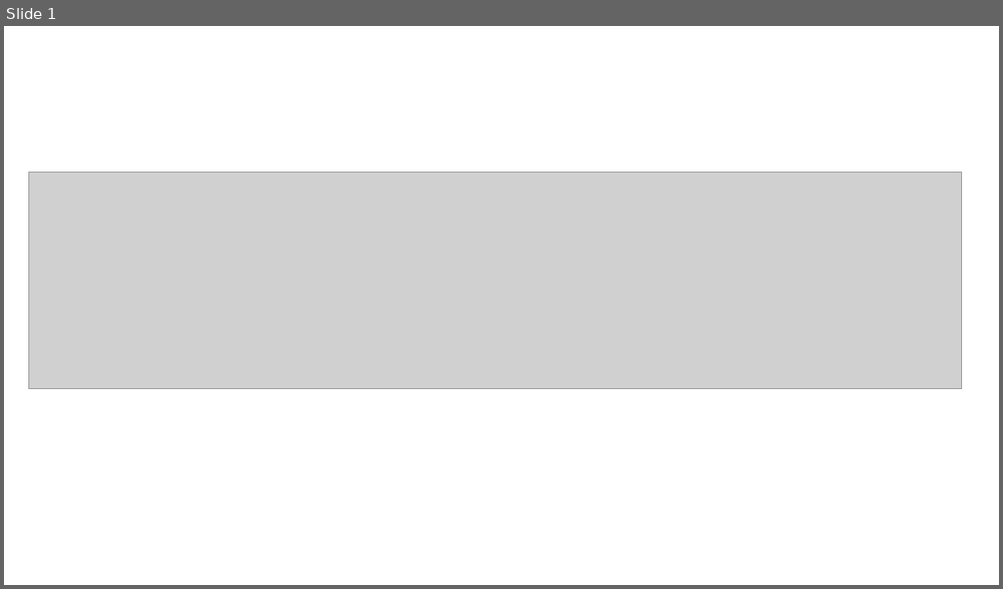
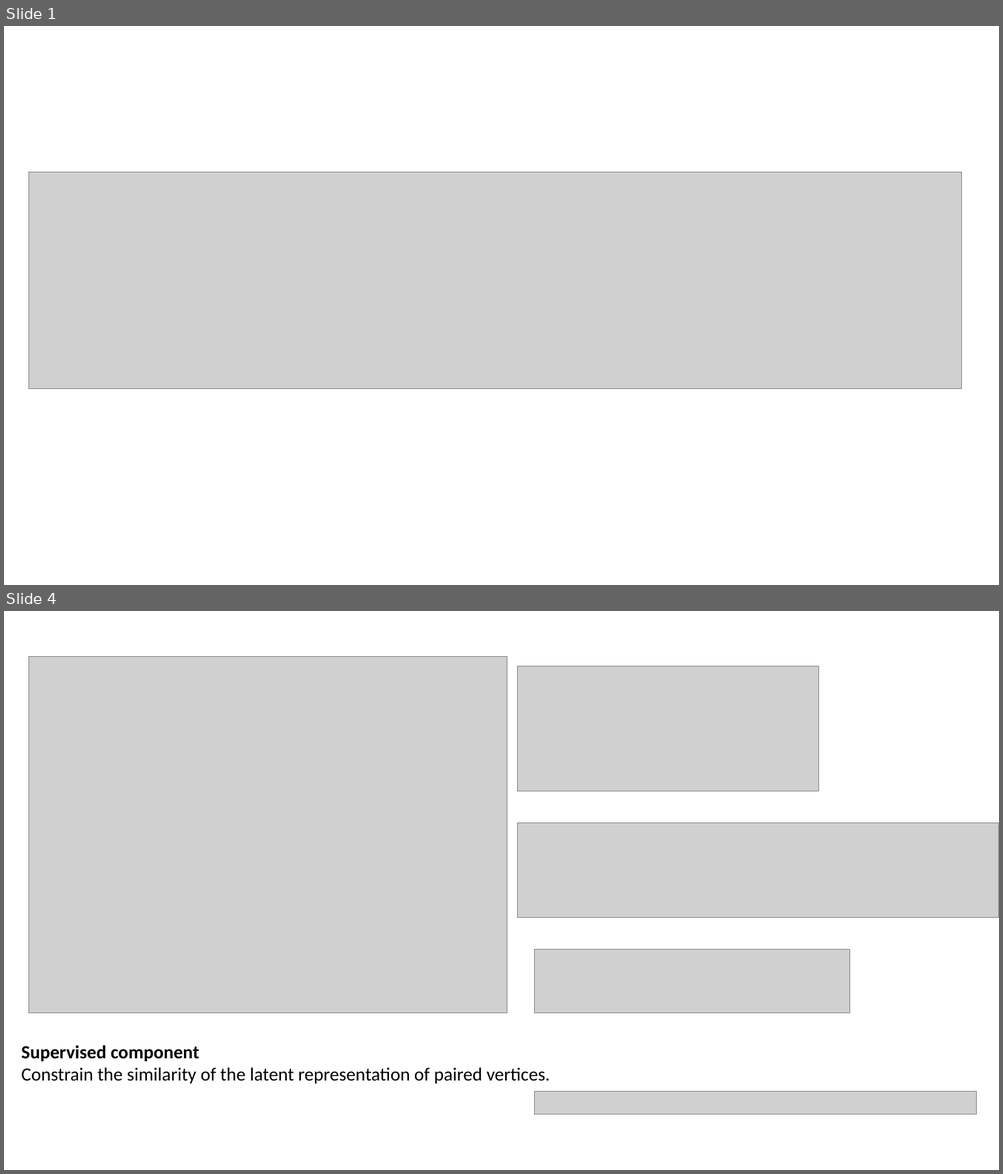
Before and after one commit to Tigerrr07/GNN-tiger, a slide deck: 4_SDNE/SDNEppt.pptx. Shown one above the other, each under a label of ours: slide 1 before the commit, slides 1 and 4 after it; the slides between them are not shown. The pictures are 1003x589 and 1003x1174 pixels, drawn with LibreOffice and Linux fonts; fonts in the diff are those of the drawing; grey boxes stand for pictures. Boxes give left, top, right and bottom in pixels: in the first picture for what was removed or moved away, otherwise in the second. Text is boxed around its words. In the diff, an @@ line names an element or a change of style, - is before the commit and + after.

```diff
--- a/4_SDNE/SDNEppt.pptx
+++ b/4_SDNE/SDNEppt.pptx
@@ slide 4 added at bbox=[4, 611, 999, 1170], background #FFFFFF @@
@@ picture added at bbox=[28, 657, 507, 1013] @@
@@ picture added at bbox=[518, 667, 819, 792] @@
@@ picture added at bbox=[518, 823, 999, 917] @@
@@ picture added at bbox=[534, 949, 849, 1012] @@
@@ text added at bbox=[21, 1045, 550, 1084], 18 pt, text #000000 @@
+Supervised component
+Constrain the similarity of the latent representation of paired vertices.
@@ picture added at bbox=[534, 1091, 976, 1115] @@
```
Also in this commit, not shown: 1 slide changed, 7 other slides added, 1 slide removed, 2 other files.
